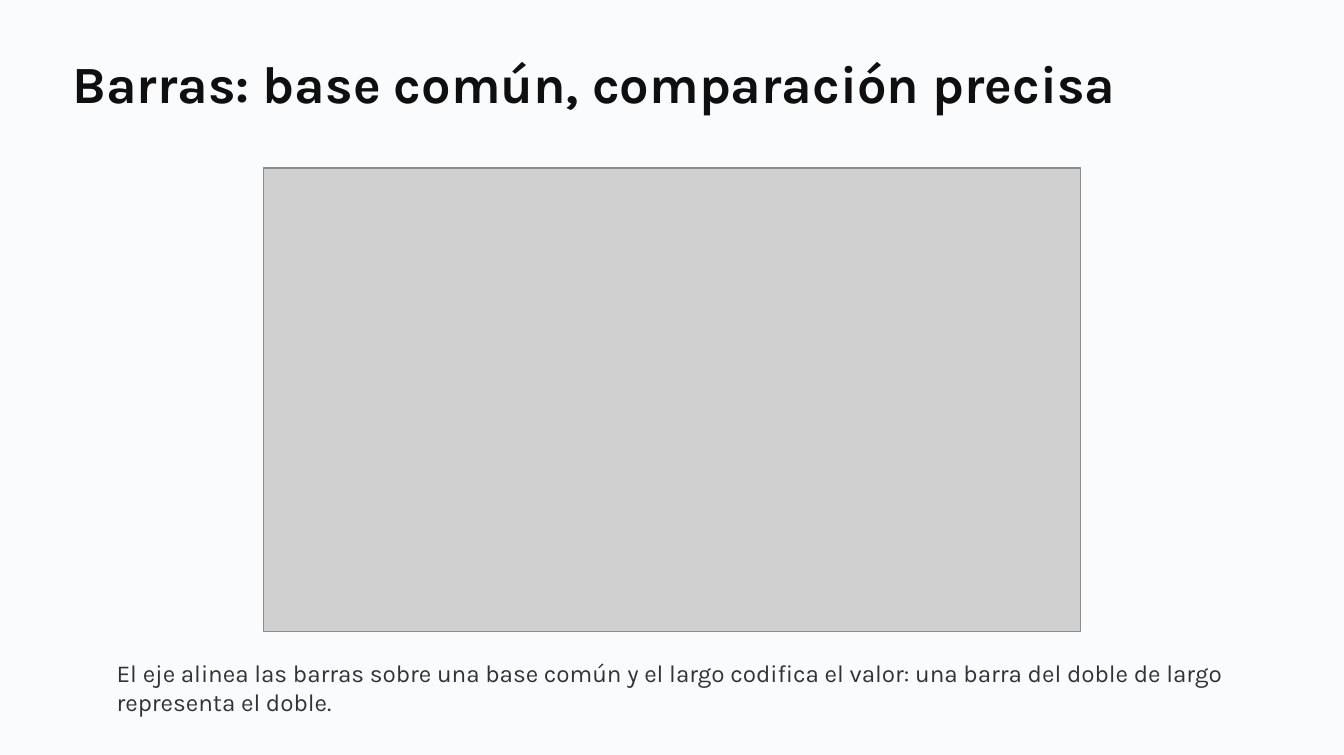
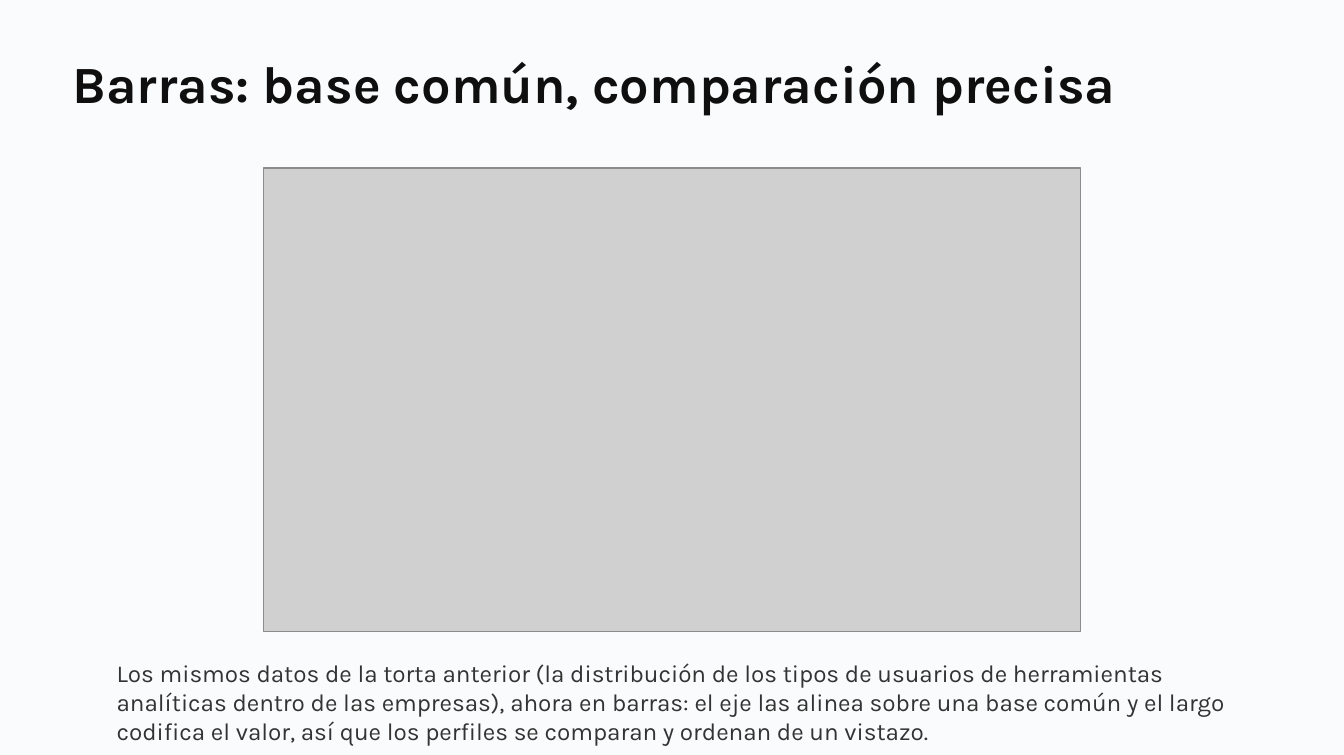
Before and after one commit to daniopitz/cienciadatos, a slide deck: slide 30 of presentaciones/clase03_visualizacion_eda.pptx. Drawn at 1344x755 pixels with LibreOffice and Linux fonts; fonts in the diff are those of the drawing; grey boxes stand for pictures. Boxes give left, top, right and bottom in pixels: in the first picture for what was removed or moved away, otherwise in the second. Text is boxed around its words. In the diff, an @@ line names an element or a change of style, - is before the commit and + after.

```diff
--- a/presentaciones/clase03_visualizacion_eda.pptx
+++ b/presentaciones/clase03_visualizacion_eda.pptx
@@ text at <box>117,663,1224,746</box>: text changed @@
-El eje alinea las barras sobre una base común y el largo codifica el valor: una barra del doble de largo representa el doble.
+Los mismos datos de la torta anterior (la distribución de los tipos de usuarios de herramientas analíticas dentro de las empresas), ahora en barras: el eje las alinea sobre una base común y el largo codifica el valor, así que los perfiles se comparan y ordenan de un vistazo.
```
Also in this commit, not shown: 1 other slide changed, 1 other file.
